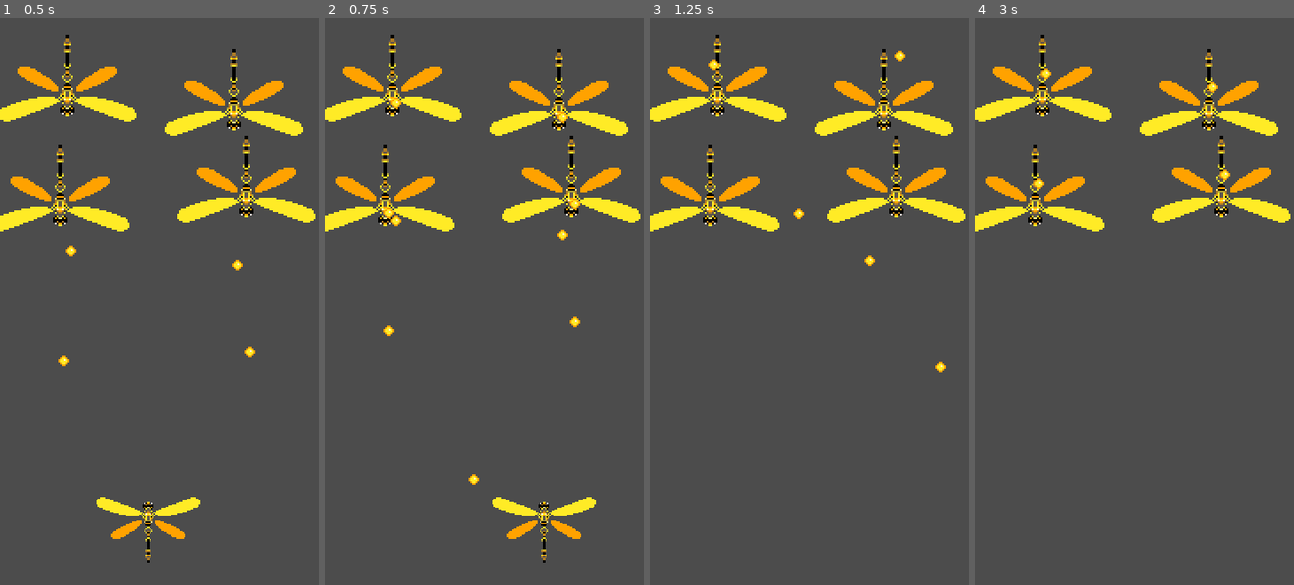
Above: before the commit, frames 1-4 (left to right).
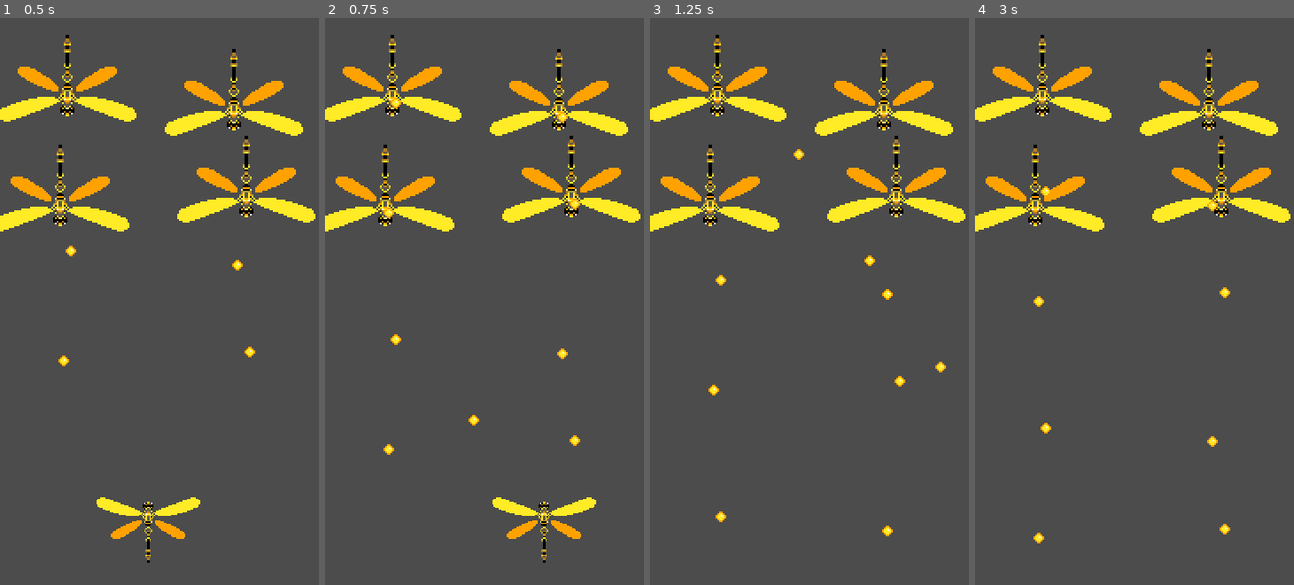
Above: after the commit, the same moments.

Repository: juliopcrj/Libelitos
Game: Godot game, scene res://Scenes/Za_Warudo.tscn
The game is run twice, just before and just after one commit, with the same random seed, the same clock (stepped at 60 frames per second) and the same inputs.
Inputs:
- Up to frame 1 (0.5 s): no input
- Up to frame 2 (0.75 s): hold Right (ui_right) from 0.53 s (still down); hold Space (ui_select) from 0.53 s (still down)
- Up to frame 3 (1.25 s): keep holding Right (ui_right); keep holding Space (ui_select)
- Up to frame 4 (3 s): release Right (ui_right) at 1.28 s; release Space (ui_select) at 1.28 s; hold Down (ui_down) 1.28-2.03 s; tap Space (ui_select) at 1.35, 1.52, 1.82, 2.85 s; hold Right (ui_right) 2.03-2.78 s; hold Space (ui_select) 2.03-2.78 s; hold Up (ui_up) from 2.78 s (still down)

Frame 1 is identical in both runs. In frame 2, 0.4% of the frame differs, in the area x 18-80%, y 34-83%; in frame 3, 0.4%; in frame 4, 0.5%, in the area x 18-80%, y 8-93%.

Commit message:
Renaming Marimba, disable collision on iFrame

Diff:
--- a/Scenes/Marimba.tscn
+++ b/Scenes/Marimba_Minigun.tscn
@@ -1,11 +1,11 @@
 [gd_scene load_steps=4 format=2]
 
 [ext_resource path="res://Sprites/player.png" type="Texture" id=1]
-[ext_resource path="res://Scripts/Marimba.gd" type="Script" id=2]
+[ext_resource path="res://Scripts/Marimba_Minigun.gd" type="Script" id=2]
 
 [sub_resource type="RectangleShape2D" id=1]
 
-[node name="Marimba" type="KinematicBody2D"]
+[node name="Marimba_Minigun" type="KinematicBody2D"]
 position = Vector2( 1.75, -10.375 )
 scale = Vector2( 1, -1 )
 collision_layer = 2
--- a/Scenes/Za_Warudo.tscn
+++ b/Scenes/Za_Warudo.tscn
@@ -1,7 +1,7 @@
 [gd_scene load_steps=3 format=2]
 
 [ext_resource path="res://Scenes/Libelitos.tscn" type="PackedScene" id=1]
-[ext_resource path="res://Scenes/Marimba.tscn" type="PackedScene" id=2]
+[ext_resource path="res://Scenes/Marimba_Minigun.tscn" type="PackedScene" id=2]
 
 [node name="Main" type="Node2D"]
 
--- a/Scripts/Libelitos.gd
+++ b/Scripts/Libelitos.gd
@@ -37,13 +37,17 @@
 	vertical = vertical * speed.y
 	move_and_slide(Vector2(horizontal, vertical))
 	if get_slide_count() > 0:
+		for i in range(get_slide_count()):
+			if get_slide_collision(i).collider.name.count("Marimba")>0:
+				kamikaze()
 		take_damage()
 
 func fire():
 	if(can_shoot):
 		$AudioStreamPlayer2D.play(0)
 		var _p = Projectile.instance()
-		_p.prepare(0, BULLET_SPEED)
+		#_p.velocity = Vector2(0, BULLET_SPEED)
+		_p.aim(0, BULLET_SPEED)
 		_p.set_player_fire()
 		var main = get_tree().current_scene
 		_p.global_position = self.global_position
@@ -59,10 +63,18 @@
 		iFrameTimer.start()
 		if life == 0:
 			die()
+
+		$CollisionShape2D.disabled = true
 		invincible = true
+
+func kamikaze():
+	if not invincible:
+		die()
 
 func die():
 	queue_free()
+
+	#do something to restart
 
 func _on_bulletTimer_timeout():
 	can_shoot = true
@@ -71,4 +83,5 @@
 
 func _on_iFrameTimer_timeout():
 	invincible = false
+	$CollisionShape2D.disabled = false
 	iFrameTimer.stop()
--- a/Scripts/Marimba.gd
+++ b/Scripts/Marimba_Minigun.gd
@@ -18,10 +18,10 @@
 	life = 2
 	pass # Replace with function body.
 
-func shoot():
+func fire():
 	if can_shoot:
 		var _p = Projectile.instance()
-		_p.prepare(0, BULLET_SPEED)
+		_p.aim(0, BULLET_SPEED)
 		_p.global_position = self.global_position
 		_p.set_enemy_fire()
 		var main = get_tree().current_scene
@@ -32,7 +32,7 @@
 
 func _process(delta):
 	move_and_slide(Vector2.ZERO)
-	shoot()
+	fire()
 	if(get_slide_count()):
 		if(get_slide_collision(0).collider.name != "Libelitos"):
 			take_damage()
--- a/Scripts/Projectile.gd
+++ b/Scripts/Projectile.gd
@@ -1,24 +1,24 @@
 extends KinematicBody2D
 
-const velocity = Vector2()
+var velocity = Vector2()
 var SCREEN_SIZE = Vector2(ProjectSettings.get("display/window/size/width"),
 						  ProjectSettings.get("display/window/size/height"))
 
-func prepare(x, y):
+func aim(x, y):
 	velocity.x = x
 	velocity.y = y
 
 func _physics_process(delta):
-	if(position.y < 0) || position.y > SCREEN_SIZE.y || get_slide_count() == 1:
+	if(self.position.y < 0) || self.position.y > SCREEN_SIZE.y || self.get_slide_count() == 1:
 		queue_free()
-	move_and_slide(velocity)
+	self.move_and_slide(velocity)
 	#for i in range(get_slide_count() -1 ):
 	#	print(get_slide_collision(i))
 
 func set_player_fire():
-	set_collision_layer_bit(2,true)
-	set_collision_mask_bit(1, true)
+	self.set_collision_layer_bit(2,true)
+	self.set_collision_mask_bit(1, true)
 
 func set_enemy_fire():
-	set_collision_layer_bit(3,true)
-	set_collision_mask_bit(0, true)
+	self.set_collision_layer_bit(3,true)
+	self.set_collision_mask_bit(0, true)
--- /dev/null
+++ b/Scripts/tools.gd
@@ -0,0 +1,5 @@
+tool
+extends EditorScript
+
+func _run():
+	print("Asdasd1234".count("Asdw") > 0)
